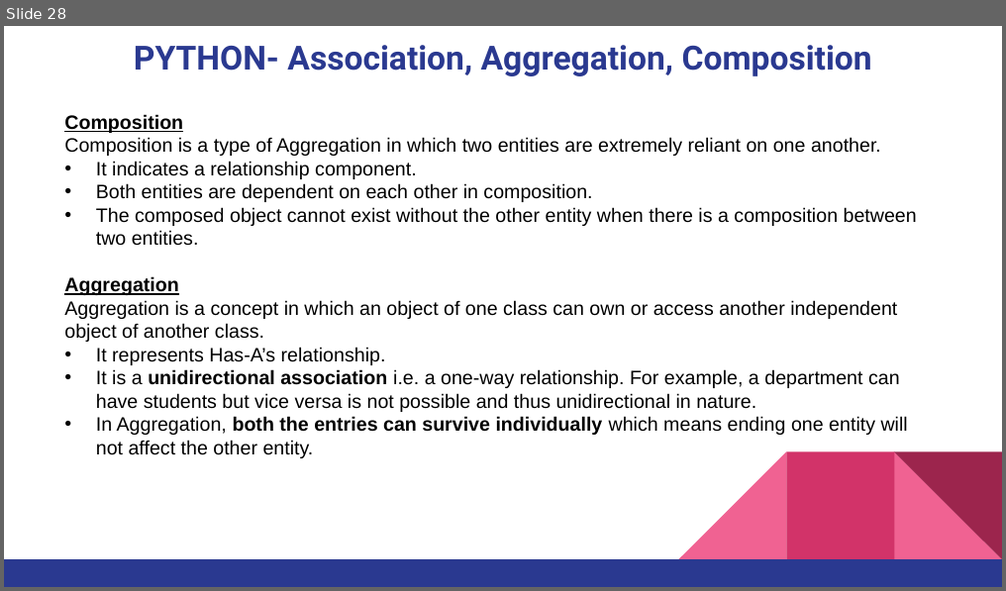
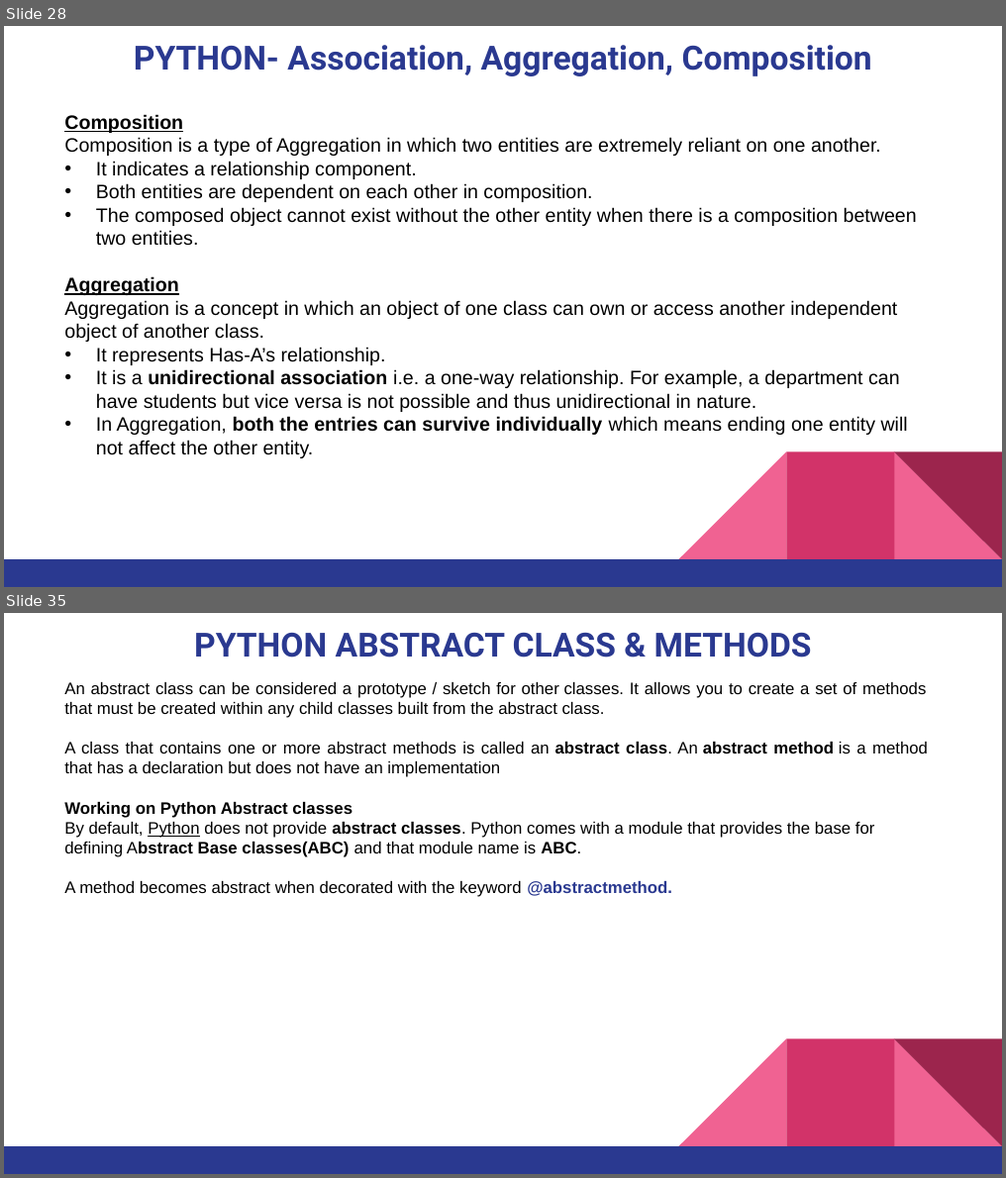
Before and after one commit to pnytrainingrepo/artificial-intelligence, a slide deck: Python-Programming-Week02.pptx. Shown one above the other, each under a label of ours: slide 28 before the commit, slides 28 and 35 after it; the slides between them are not shown. The pictures are 1006x591 and 1006x1178 pixels, drawn with LibreOffice and Linux fonts; fonts in the diff are those of the drawing. Boxes give left, top, right and bottom in pixels: in the first picture for what was removed or moved away, otherwise in the second. Text is boxed around its words. In the diff, an @@ line names an element or a change of style, - is before the commit and + after.

```diff
--- a/Python-Programming-Week02.pptx
+++ b/Python-Programming-Week02.pptx
@@ slide 35 added at (4,613,1002,1174), background #FFFFFF; not listed: 5 template elements that a slide beside it also shows @@
@@ title added at (194,632,812,658), 24 pt, text #2A3990, bold @@
+PYTHON ABSTRACT CLASS & METHODS
@@ text added at (64,682,928,897), 12 pt, text #000000 @@
+An abstract class can be considered a prototype / sketch for other classes. It allows you to create a set of methods that must be created within any child classes built from the abstract class.
+A class that contains one or more abstract methods is called an abstract class. An abstract method is a method that has a declaration but does not have an implementation
+Working on Python Abstract classes
+By default, Python does not provide abstract classes. Python comes with a module that provides the base for defining Abstract Base classes(ABC) and that module name is ABC.
+A method becomes abstract when decorated with the keyword @abstractmethod.
```
Also in this commit, not shown: 7 other slides added, 3 other files.
